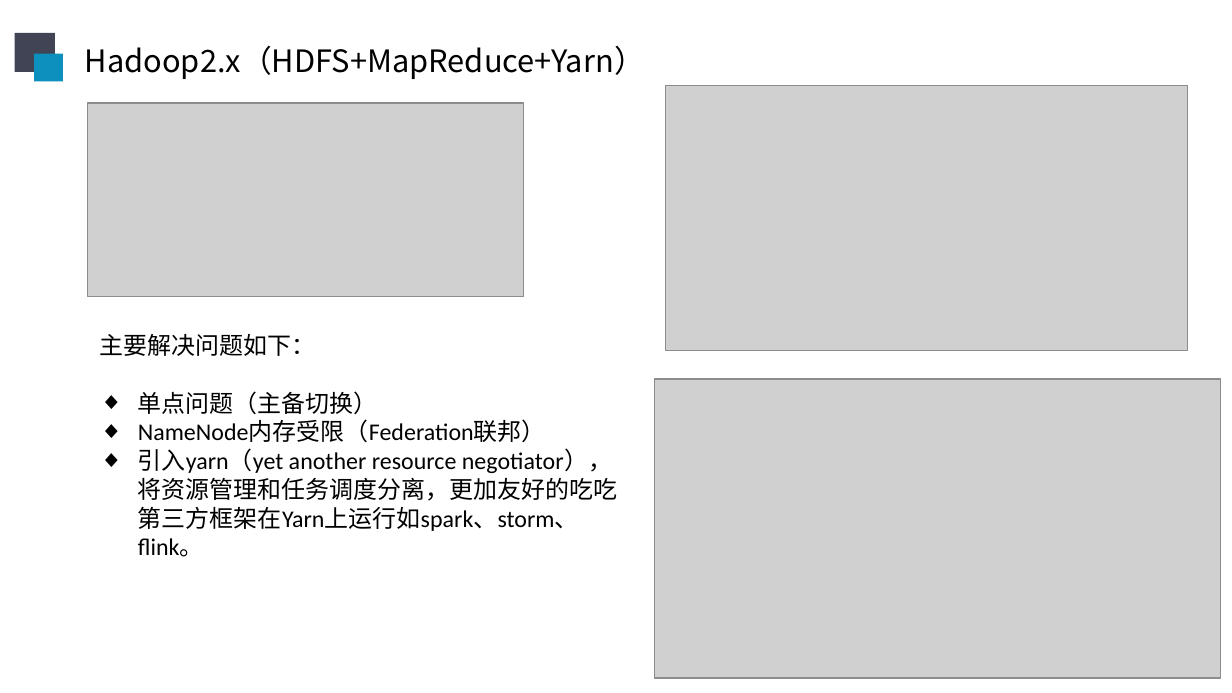
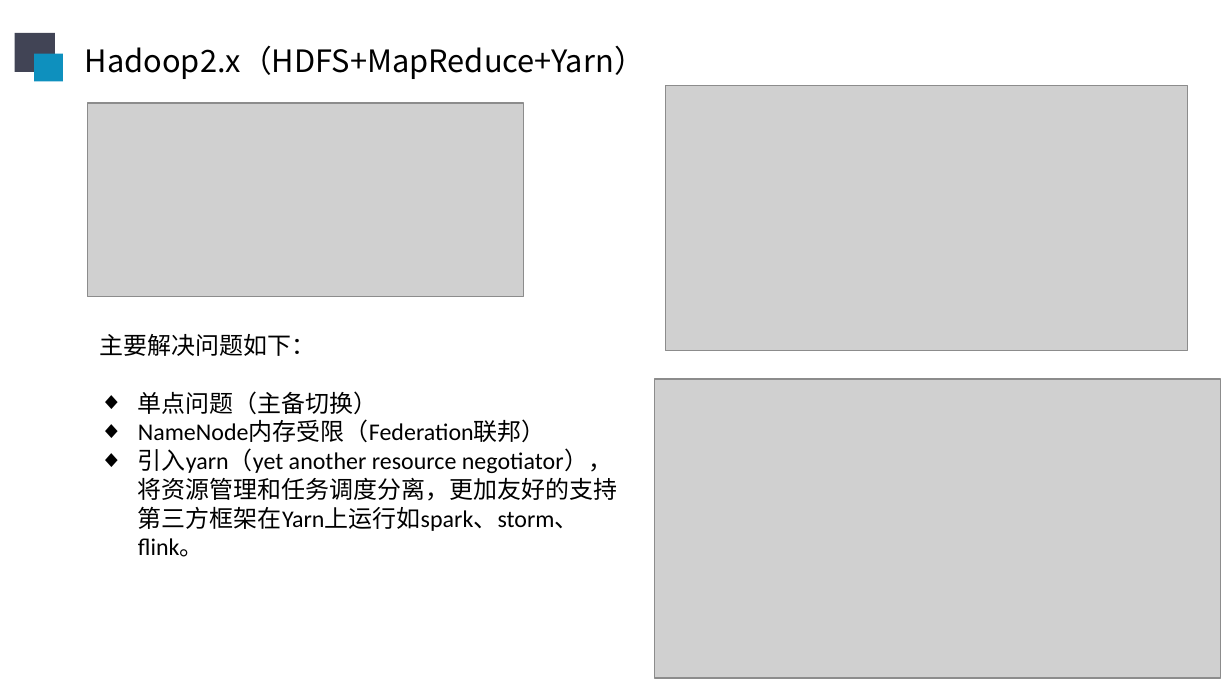
Before and after one commit to sunliangliang9201/interview_prepare, a slide deck: slide 7 of 在线阶段汇报20190606.pptx (slide 6 before the commit). Drawn at 1232x693 pixels with LibreOffice and Linux fonts; fonts in the diff are those of the drawing; grey boxes stand for pictures. Boxes give left, top, right and bottom in pixels: in the first picture for what was removed or moved away, otherwise in the second. Text is boxed around its words. In the diff, an @@ line names an element or a change of style, - is before the commit and + after.

```diff
--- a/在线阶段汇报20190606.pptx
+++ b/在线阶段汇报20190606.pptx
@@ text at (138,448,618,531): text changed @@
-◆ 引入yarn（yet another resource negotiator），将资源管理和任务调度分离，更加友好的吃吃第三方框架在Yarn上运行如spark、storm、flink。
+◆ 引入yarn（yet another resource negotiator），将资源管理和任务调度分离，更加友好的支持第三方框架在Yarn上运行如spark、storm、flink。
```
Also in this commit, not shown: 4 other slides changed, 1 slide added, 1 other file.
